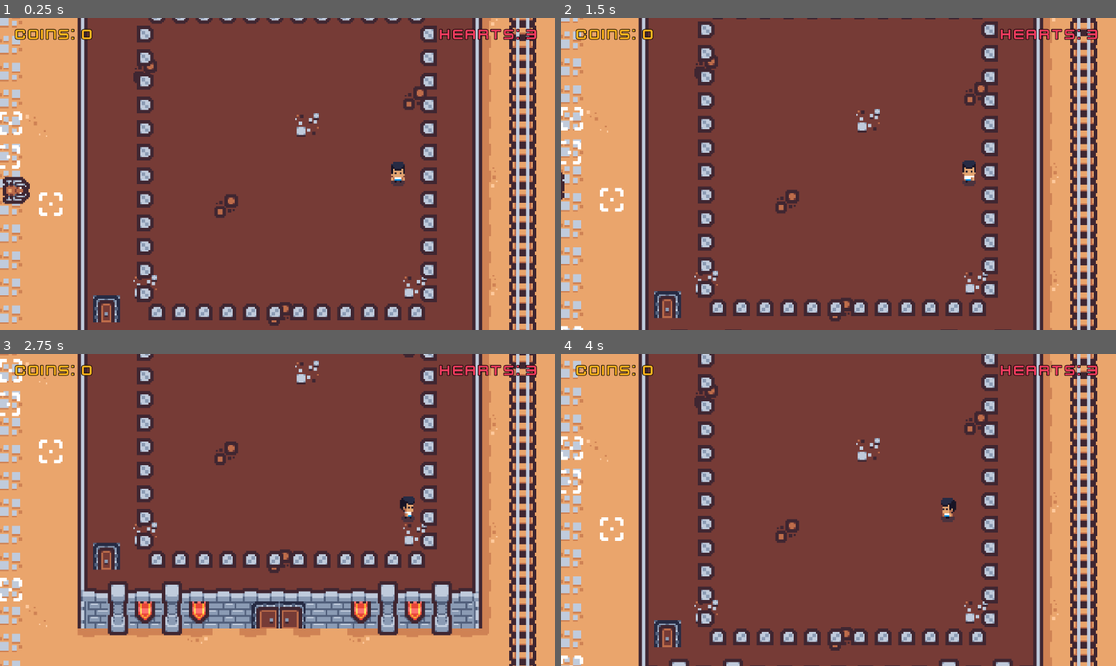
Above: before the commit, frames 1-4 (two rows, left to right).
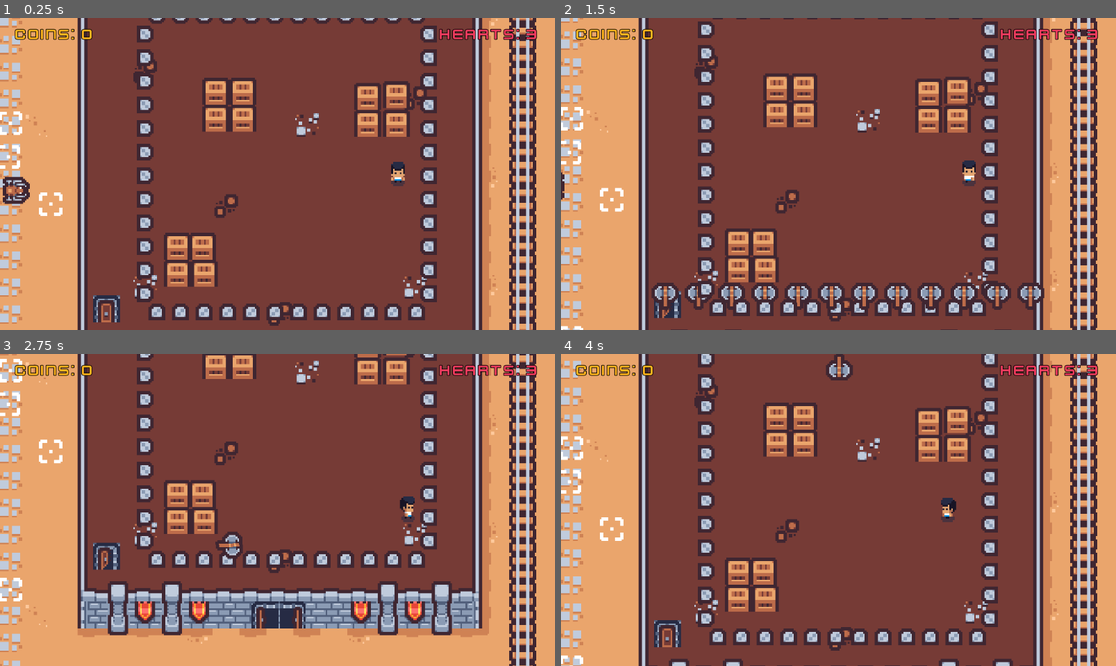
Above: after the commit, the same moments.

Repository: ki8yk8/game-dev-resolution
Game: Godot game, scene res://scenes/game_play.tscn
The game is run twice, just before and just after one commit, with the same random seed, the same clock (stepped at 60 frames per second) and the same inputs.
Inputs (mouse positions are in pixels of both pictures, inside the frame that each line leads up to):
- Up to frame 1 (0.25 s): no input
- Up to frame 2 (1.5 s): tap Enter at 0.5 s; move the mouse to (960, 158) at 0.52 s; hold D (right) 0.53-1.28 s; tap Space (action) at 0.6 s; click (960, 158) at 0.67 s; move the mouse to (727, 189) at 1.27 s; hold Down (down) from 1.28 s (still down); tap Alt at 1.35 s
- Up to frame 3 (2.75 s): move the mouse to (333, 441) at 2.02 s; release Down (down) at 2.03 s; hold D (right) from 2.03 s (still down); tap Shift at 2.1 s
- Up to frame 4 (4 s): move the mouse to (810, 572) at 2.77 s; release D (right) at 2.78 s; hold Up (up) 2.78-3.53 s; tap Space (action) at 2.85 s; click (810, 572) at 2.92 s; move the mouse to (1005, 556) at 3.52 s; hold A (left) from 3.53 s (still down); tap Alt at 3.6 s

The runs differ from the first frame. In frame 1, 4.6% of the frame differs, in the area x 29-74%, y 19-87%; in frame 2, 7.9%, in the area x 16-88%, y 17-97%; in frame 3, 3.9%; in frame 4, 4.9%.

Commit message:
adds sword animation

Diff:
--- a/scenes/player.tscn
+++ b/scenes/player.tscn
@@ -828,6 +828,7 @@
 
 [node name="Player" type="CharacterBody2D" unique_id=1116653195]
 collision_layer = 2
+collision_mask = 17
 script = ExtResource("1_lw0jh")
 
 [node name="AnimatedSprite2D" type="AnimatedSprite2D" parent="." unique_id=1627868931]
--- a/scenes/survive_attach_shooter.tscn
+++ b/scenes/survive_attach_shooter.tscn
@@ -1,6 +1,7 @@
 [gd_scene format=3 uid="uid://bci2ilq8d6sl4"]
 
 [ext_resource type="Texture2D" uid="uid://6bw8exb71kll" path="res://assets/png/dungeon/tilemap.png" id="1_h61ro"]
+[ext_resource type="Script" uid="uid://btg7860nhuqab" path="res://scripts/survive_attach_shooter.gd" id="1_o0bda"]
 
 [sub_resource type="AtlasTexture" id="AtlasTexture_o0bda"]
 atlas = ExtResource("1_h61ro")
@@ -9,7 +10,8 @@
 [sub_resource type="RectangleShape2D" id="RectangleShape2D_h61ro"]
 size = Vector2(16, 16)
 
-[node name="Control" type="Node2D" unique_id=1745834487]
+[node name="SurviveAttackShooter" type="Node2D" unique_id=1745834487]
+script = ExtResource("1_o0bda")
 
 [node name="StaticBody2D" type="StaticBody2D" parent="." unique_id=1504125857]
 
--- a/scenes/survive_attack.tscn
+++ b/scenes/survive_attack.tscn
@@ -1,6 +1,7 @@
 [gd_scene format=3 uid="uid://bwrlwfb8e4drp"]
 
 [ext_resource type="Script" uid="uid://btfbytiyyttdy" path="res://scripts/survive_attack.gd" id="1_ej38g"]
+[ext_resource type="PackedScene" uid="uid://shvkt8o60ra5" path="res://scenes/survive_attack_shield.tscn" id="2_7i5qo"]
 
 [sub_resource type="RectangleShape2D" id="RectangleShape2D_ej38g"]
 size = Vector2(168, 168)
@@ -11,3 +12,45 @@
 
 [node name="CollisionShape2D" type="CollisionShape2D" parent="." unique_id=2014561681]
 shape = SubResource("RectangleShape2D_ej38g")
+
+[node name="SurviveAttackShield" parent="." unique_id=1616526875 instance=ExtResource("2_7i5qo")]
+position = Vector2(-42, -43)
+
+[node name="SurviveAttackShield2" parent="." unique_id=1262501296 instance=ExtResource("2_7i5qo")]
+position = Vector2(-26, -43)
+
+[node name="SurviveAttackShield3" parent="." unique_id=1918279026 instance=ExtResource("2_7i5qo")]
+position = Vector2(-42, -27)
+
+[node name="SurviveAttackShield4" parent="." unique_id=2032242650 instance=ExtResource("2_7i5qo")]
+position = Vector2(-26, -27)
+
+[node name="SurviveAttackShield5" parent="." unique_id=1471910180 instance=ExtResource("2_7i5qo")]
+position = Vector2(65, -41)
+
+[node name="SurviveAttackShield6" parent="." unique_id=723079321 instance=ExtResource("2_7i5qo")]
+position = Vector2(65, -24)
+
+[node name="SurviveAttackShield7" parent="." unique_id=89436530 instance=ExtResource("2_7i5qo")]
+position = Vector2(48, -40)
+
+[node name="SurviveAttackShield8" parent="." unique_id=1029206939 instance=ExtResource("2_7i5qo")]
+position = Vector2(48, -24)
+
+[node name="SurviveAttackShield9" parent="." unique_id=1720759283 instance=ExtResource("2_7i5qo")]
+position = Vector2(-65, 65)
+
+[node name="SurviveAttackShield10" parent="." unique_id=1186574585 instance=ExtResource("2_7i5qo")]
+position = Vector2(-49, 65)
+
+[node name="SurviveAttackShield11" parent="." unique_id=2141440755 instance=ExtResource("2_7i5qo")]
+position = Vector2(-65, 49)
+
+[node name="SurviveAttackShield12" parent="." unique_id=794627705 instance=ExtResource("2_7i5qo")]
+position = Vector2(-50, 49)
+
+[node name="Timer" type="Timer" parent="." unique_id=867446738]
+one_shot = true
+autostart = true
+
+[connection signal="timeout" from="Timer" to="." method="_on_timer_timeout"]
--- /dev/null
+++ b/scenes/survive_attack_shield.tscn
@@ -0,0 +1,22 @@
+[gd_scene format=3 uid="uid://shvkt8o60ra5"]
+
+[ext_resource type="Script" uid="uid://4h01rkoixrvk" path="res://scripts/survive_attack_shield.gd" id="1_4vr6k"]
+[ext_resource type="Texture2D" uid="uid://6bw8exb71kll" path="res://assets/png/dungeon/tilemap.png" id="1_satvp"]
+
+[sub_resource type="AtlasTexture" id="AtlasTexture_4vr6k"]
+atlas = ExtResource("1_satvp")
+region = Rect2(51, 85, 16, 16)
+
+[sub_resource type="RectangleShape2D" id="RectangleShape2D_0pslq"]
+size = Vector2(16, 16)
+
+[node name="SurviveAttackShield" type="StaticBody2D" unique_id=1481387011]
+collision_layer = 16
+collision_mask = 2
+script = ExtResource("1_4vr6k")
+
+[node name="Sprite2D" type="Sprite2D" parent="." unique_id=1647394150]
+texture = SubResource("AtlasTexture_4vr6k")
+
+[node name="CollisionShape2D" type="CollisionShape2D" parent="." unique_id=1537694116]
+shape = SubResource("RectangleShape2D_0pslq")
--- a/scenes/survive_attack_sword.tscn
+++ b/scenes/survive_attack_sword.tscn
@@ -1,5 +1,6 @@
 [gd_scene format=3 uid="uid://c0stufwbm7un3"]
 
+[ext_resource type="Script" uid="uid://b62te8u4s2v10" path="res://scripts/survive_attack_sword.gd" id="1_72n8s"]
 [ext_resource type="Texture2D" uid="uid://6bw8exb71kll" path="res://assets/png/dungeon/tilemap.png" id="1_mi71e"]
 
 [sub_resource type="AtlasTexture" id="AtlasTexture_72n8s"]
@@ -45,9 +46,12 @@
 
 [sub_resource type="CircleShape2D" id="CircleShape2D_mi71e"]
 
-[node name="SurviveAttackSword" type="Area2D" unique_id=1638623568]
+[node name="SurviveAttackSword" type="RigidBody2D" unique_id=1927707237]
 rotation = 6.2831855
+collision_layer = 2
 collision_mask = 18
+gravity_scale = 0.0
+script = ExtResource("1_72n8s")
 
 [node name="Sprite2D" type="Sprite2D" parent="." unique_id=715355923]
 texture = SubResource("AtlasTexture_72n8s")
@@ -59,3 +63,7 @@
 
 [node name="CollisionShape2D" type="CollisionShape2D" parent="." unique_id=1248011447]
 shape = SubResource("CircleShape2D_mi71e")
+
+[node name="Timer" type="Timer" parent="." unique_id=584978383]
+
+[connection signal="body_entered" from="." to="." method="_on_body_entered"]
--- /dev/null
+++ b/scripts/survive_attach_shooter.gd
@@ -0,0 +1,7 @@
+extends Node2D
+
+@export var shooterScene: PackedScene = preload("res://scenes/survive_attack_sword.tscn")
+
+func shoot():
+	var s = shooterScene.instantiate()
+	add_child(s)
--- a/scripts/survive_attack.gd
+++ b/scripts/survive_attack.gd
@@ -6,7 +6,7 @@
 var shooterRows: Array[Node] = []
 @export var attackRow: PackedScene = preload("res://scenes/survive_attack_row.tscn")
 @export var shooter: PackedScene = preload("res://scenes/survive_attach_shooter.tscn")
-@onready var collisionShape: CollisionShape2D = $CollisionShape2D
+@onready var timer:Timer = $Timer
 
 func _ready() -> void:
 	var half_size: float = SHOOTERS_IN_A_ROW*SHOOTER_SPACING/2.0
@@ -29,4 +29,9 @@
 		for j in range(SHOOTERS_IN_A_ROW):
 			var sword = shooter.instantiate()
 			s.add_child(sword)
+			actualShooters.append(sword)
 			sword.position.x = (j*SHOOTER_SPACING) - half_size + (SHOOTER_SPACING/2.0)
+		s.shooters = actualShooters
+
+func _on_timer_timeout() -> void:
+	shooterRows.pick_random().shoot()
--- /dev/null
+++ b/scripts/survive_attack_shield.gd
@@ -0,0 +1,2 @@
+extends StaticBody2D
+class_name SurviveAttackShield
--- /dev/null
+++ b/scripts/survive_attack_sword.gd
@@ -0,0 +1,15 @@
+extends RigidBody2D
+
+@onready var timer:Timer = $Timer
+
+func _process(delta: float) -> void:
+	position.y += delta * 200
+
+func _on_body_entered(body: Node2D) -> void:
+	if body is Player:
+		body.hit()
+	elif body is SurviveAttackShield:
+		timer.start()
+
+func _on_timer_timeout() -> void:
+	queue_free()
Not shown, added: scripts/survive_attach_shooter.gd.uid
Not shown, added: scripts/survive_attack_shield.gd.uid
Not shown, added: scripts/survive_attack_sword.gd.uid
